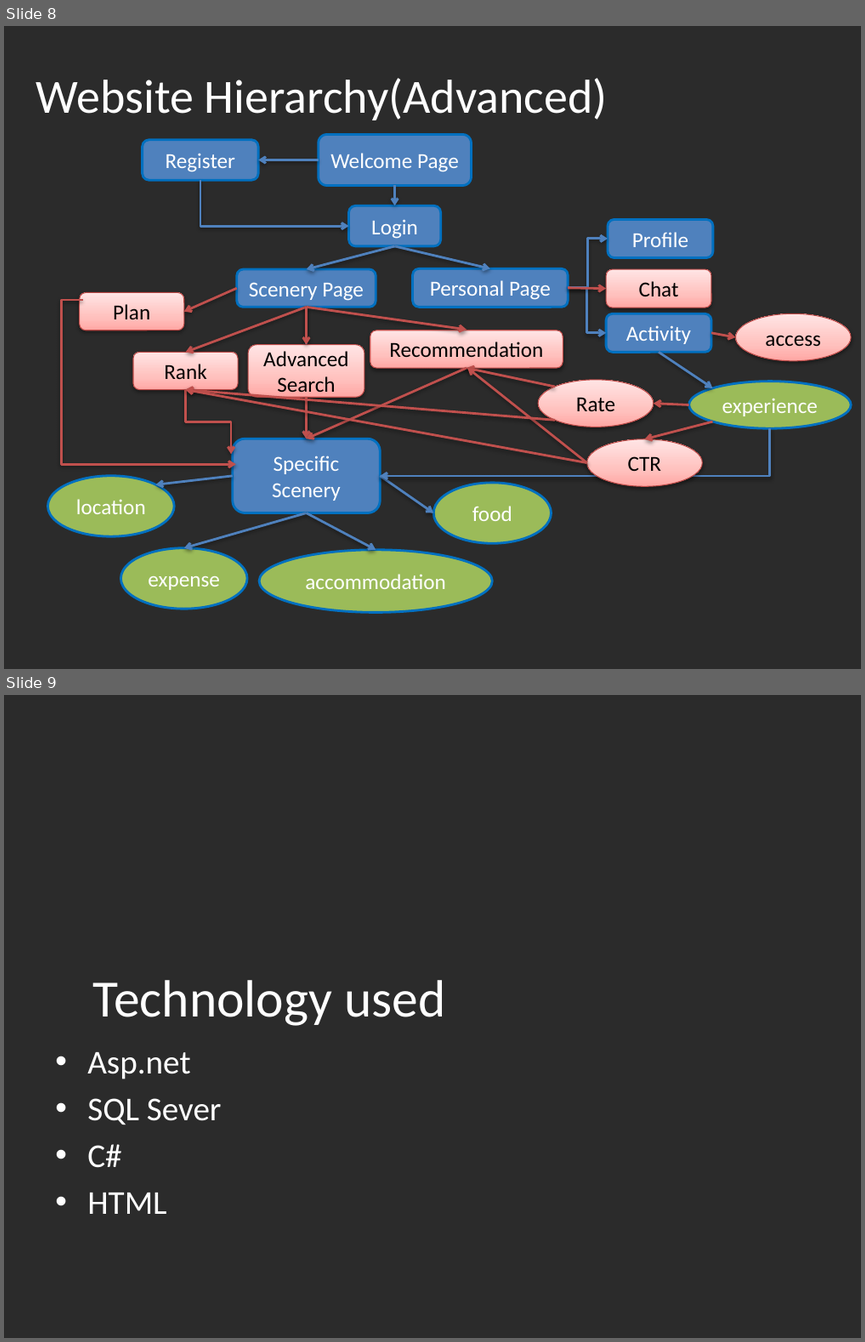
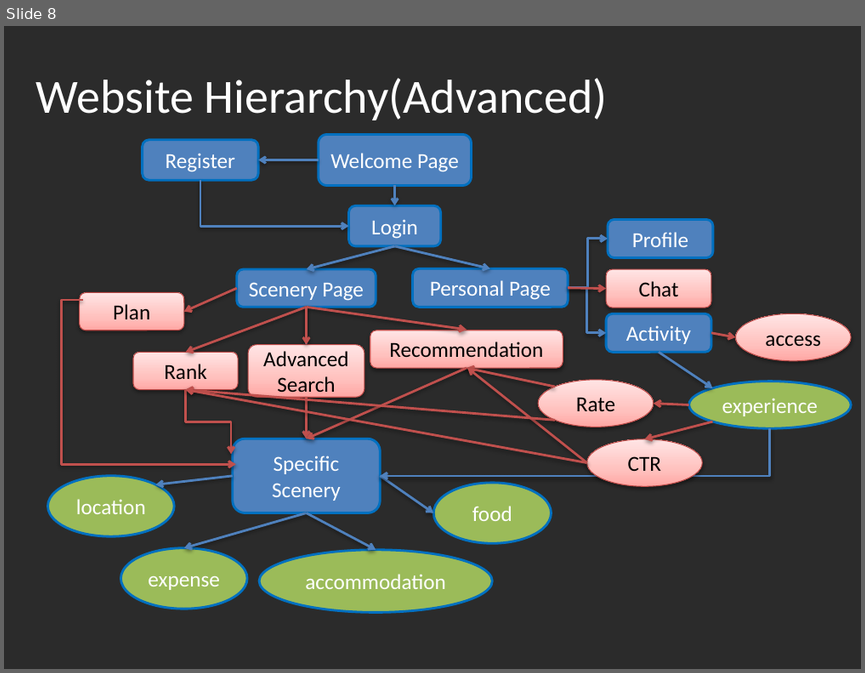
Before and after one commit to fighteriris/512_Final, a slide deck: 512副本.pptx. Shown one above the other, each under a label of ours: slides 8 and 9 before the commit, slide 8 after it. The pictures are 865x1342 and 865x673 pixels, drawn with LibreOffice and Linux fonts; fonts in the diff are those of the drawing; background and template pictures are left out; a plain dark background stands for a picture behind light text. Boxes give left, top, right and bottom in pixels: in the first picture for what was removed or moved away, otherwise in the second. Text is boxed around its words. In the diff, an @@ line names an element or a change of style, - is before the commit and + after.

```diff
--- a/512副本.pptx
+++ b/512副本.pptx
@@ slide 9 removed at <box>4,695,861,1338</box>, background picture (left out) @@
@@ title removed at <box>93,980,445,1026</box> @@
-Technology used
@@ text removed at <box>87,1052,222,1213</box> @@
-• Asp.net
-• SQL Sever
-• C#
-• HTML
```
Also in this commit, not shown: 1 slide changed, 4 slides added, 11 other slides removed.
